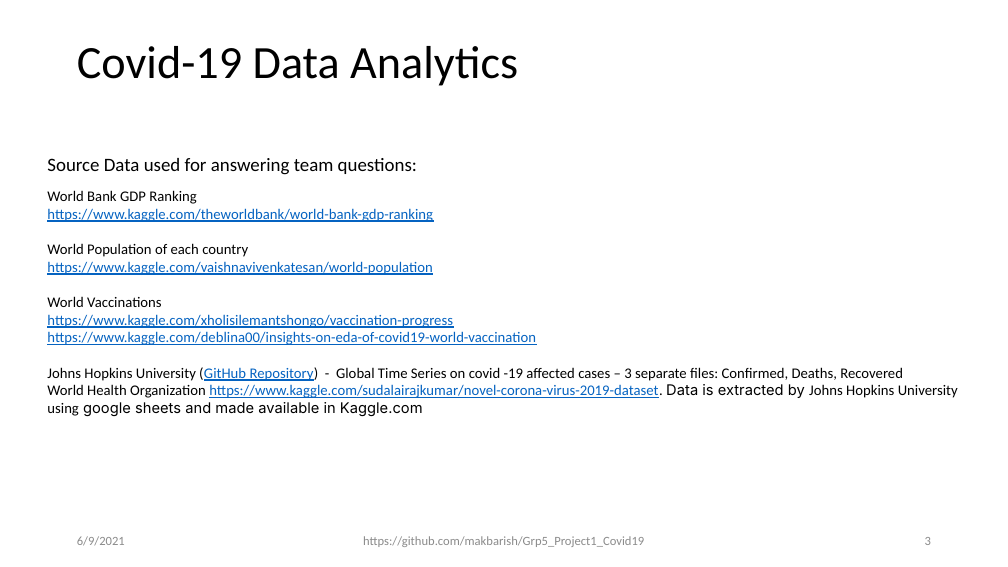
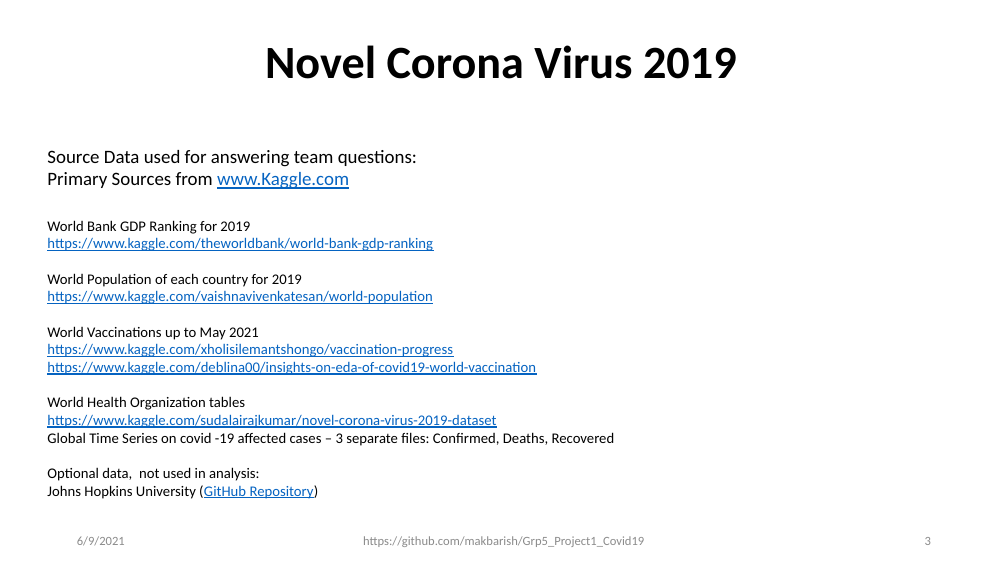
Before and after one commit to makbarish/Grp5_Project1_Covid19, a slide deck: slide 3 of Clay/Novel_Corona_Virus_2019.pptx. Drawn at 1008x567 pixels with LibreOffice and Linux fonts; fonts in the diff are those of the drawing. Boxes give left, top, right and bottom in pixels: in the first picture for what was removed or moved away, otherwise in the second. Text is boxed around its words. In the diff, an @@ line names an element or a change of style, - is before the commit and + after.

```diff
--- a/Clay/Novel_Corona_Virus_2019.pptx
+++ b/Clay/Novel_Corona_Virus_2019.pptx
@@ title at [265, 45, 737, 79]: text changed; bold on @@
-Covid-19 Data Analytics
+Novel Corona Virus 2019
@@ text "Source Data used for answering ...": place and size @@
-text "Source Data used for answering ..." at [47, 158, 417, 175]
+text "Source Data used for answering ..." at [47, 150, 417, 189]
@@ text at [47, 172, 349, 189]: paragraph added @@
+Primary Sources from www.Kaggle.com
@@ text "World Bank GDP Ranking for ...": place and size @@
-text "World Bank GDP Ranking for ..." at [47, 190, 958, 416]
+text "World Bank GDP Ranking for ..." at [47, 220, 615, 499]
@@ text at [47, 220, 250, 234]: text changed @@
-World Bank GDP Ranking
+World Bank GDP Ranking for 2019
@@ text at [47, 273, 302, 287]: text changed @@
-World Population of each country
+World Population of each country for 2019
@@ text at [47, 326, 259, 340]: text changed @@
-World Vaccinations
+World Vaccinations up to May 2021
@@ text at [47, 396, 615, 499]: text changed @@
-Johns Hopkins University (GitHub Repository) - Global Time Series on covid -19 affected cases – 3 separate files: Confirmed, Deaths, Recovered
-World Health Organization https://www.kaggle.com/sudalairajkumar/novel-corona-virus-2019-dataset. Data is extracted by Johns Hopkins University using google sheets and made available in Kaggle.com
+World Health Organization tables
+https://www.kaggle.com/sudalairajkumar/novel-corona-virus-2019-dataset
+Global Time Series on covid -19 affected cases – 3 separate files: Confirmed, Deaths, Recovered
+Optional data, not used in analysis:
+Johns Hopkins University (GitHub Repository)
```
Also in this commit, not shown: 8 other slides changed, 5 slides added, 3 other files.
